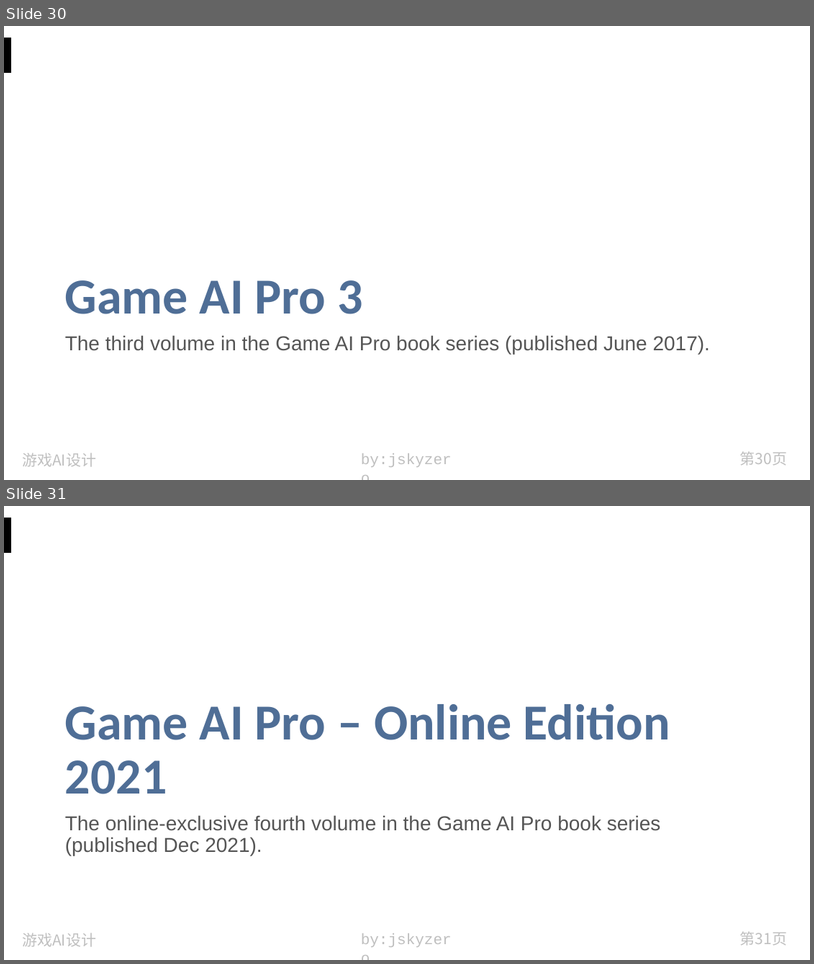
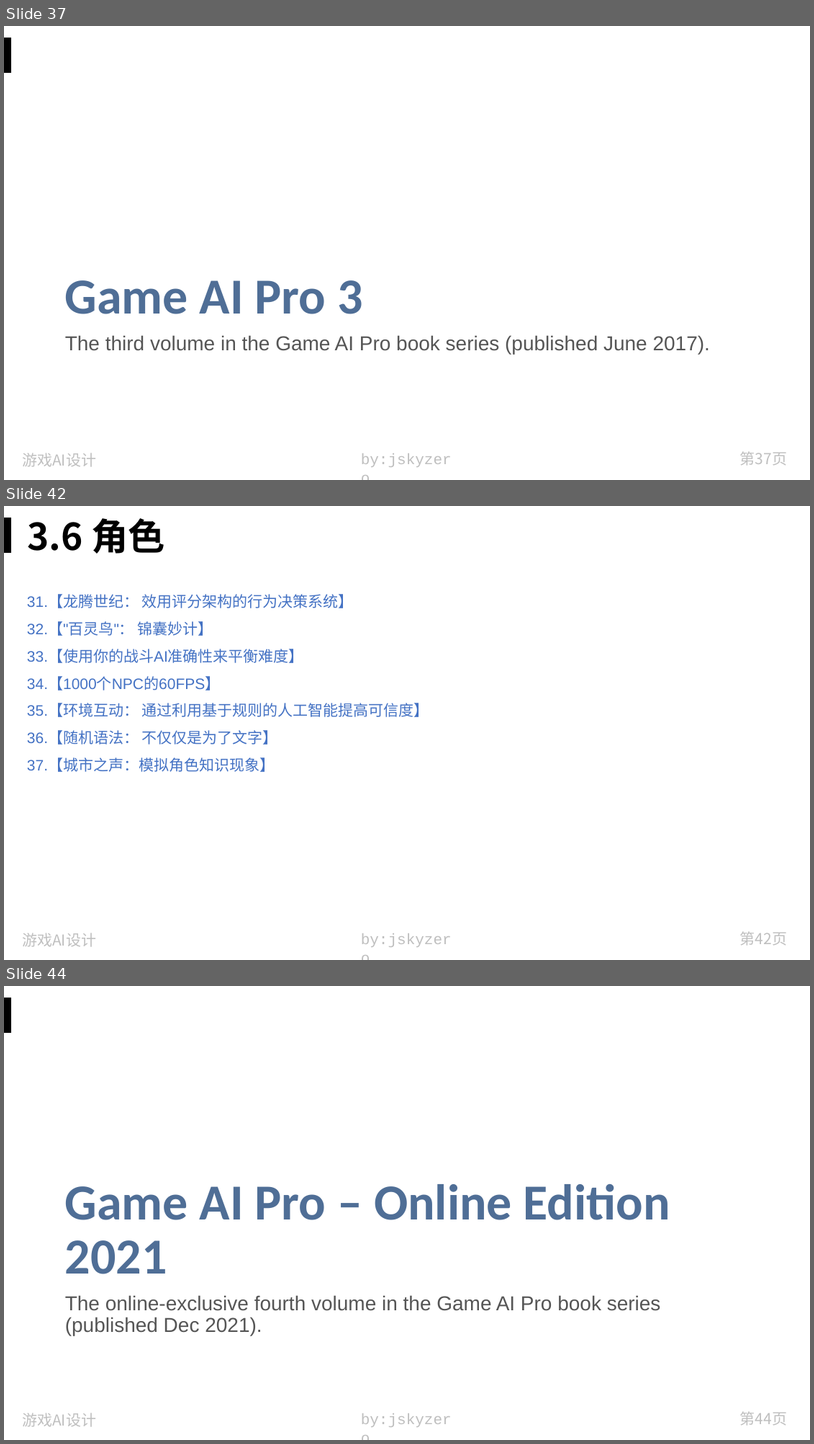
Before and after one commit to jskyzero/design.jskyzero.com, a slide deck: assets/img/skill/GameAIPro/Game AI Pro.pptx. Shown one above the other, each under a label of ours: slides 30 and 31 before the commit, slides 37, 42 and 44 after it; the slides between them are not shown. The pictures are 814x964 and 814x1444 pixels, drawn with LibreOffice and Linux fonts; fonts in the diff are those of the drawing. Boxes give left, top, right and bottom in pixels: in the first picture for what was removed or moved away, otherwise in the second. Text is boxed around its words. In the diff, an @@ line names an element or a change of style, - is before the commit and + after.

```diff
--- a/assets/img/skill/GameAIPro/Game AI Pro.pptx
+++ b/assets/img/skill/GameAIPro/Game AI Pro.pptx
@@ slide 42 added at <box>4,506,810,960</box>, background #FFFFFF; not listed: 4 template elements that a slide beside it also shows @@
@@ title added at <box>27,518,165,554</box>, 44 pt, text #000000, bold @@
+3.6 角色
@@ text added at <box>27,594,430,772</box>, 18 pt, text #4472C4 @@
+31.【龙腾世纪： 效用评分架构的行为决策系统】
+32.【"百灵鸟"： 锦囊妙计】
+33.【使用你的战斗AI准确性来平衡难度】
+34.【1000个NPC的60FPS】
+35.【环境互动： 通过利用基于规则的人工智能提高可信度】
+36.【随机语法： 不仅仅是为了文字】
+37.【城市之声：模拟角色知识现象】
@@ what was slide 30 is now slide 37 @@
@@ page number at <box>741,452,787,465</box>: text changed @@
-第30页
+第37页
@@ what was slide 31 is now slide 44 @@
@@ page number at <box>741,1412,787,1425</box>: text changed @@
-第31页
+第44页
```
Also in this commit, not shown: 7 slides changed, 13 other slides added, 1 slide removed, 32 other files.
